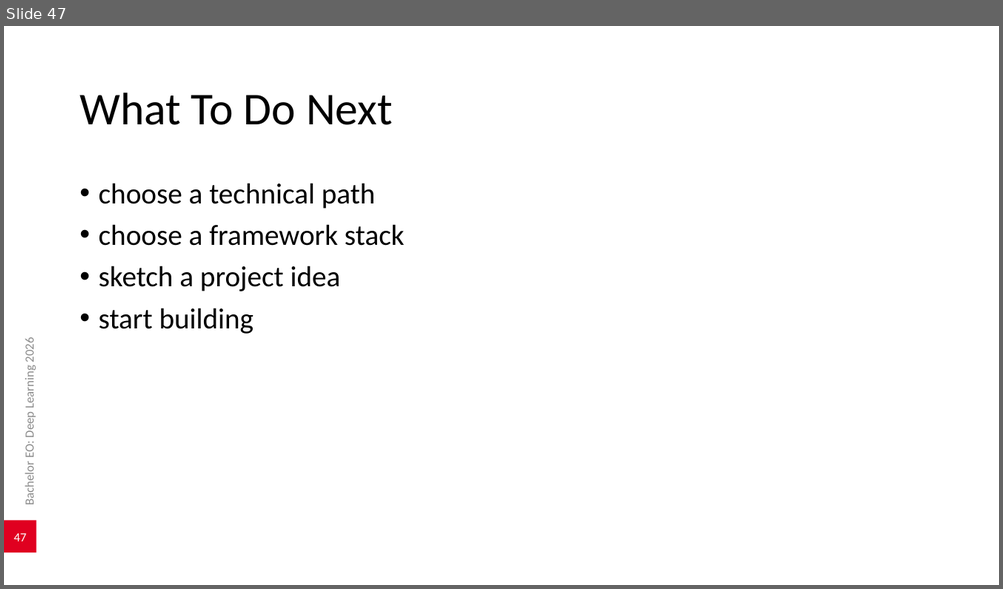
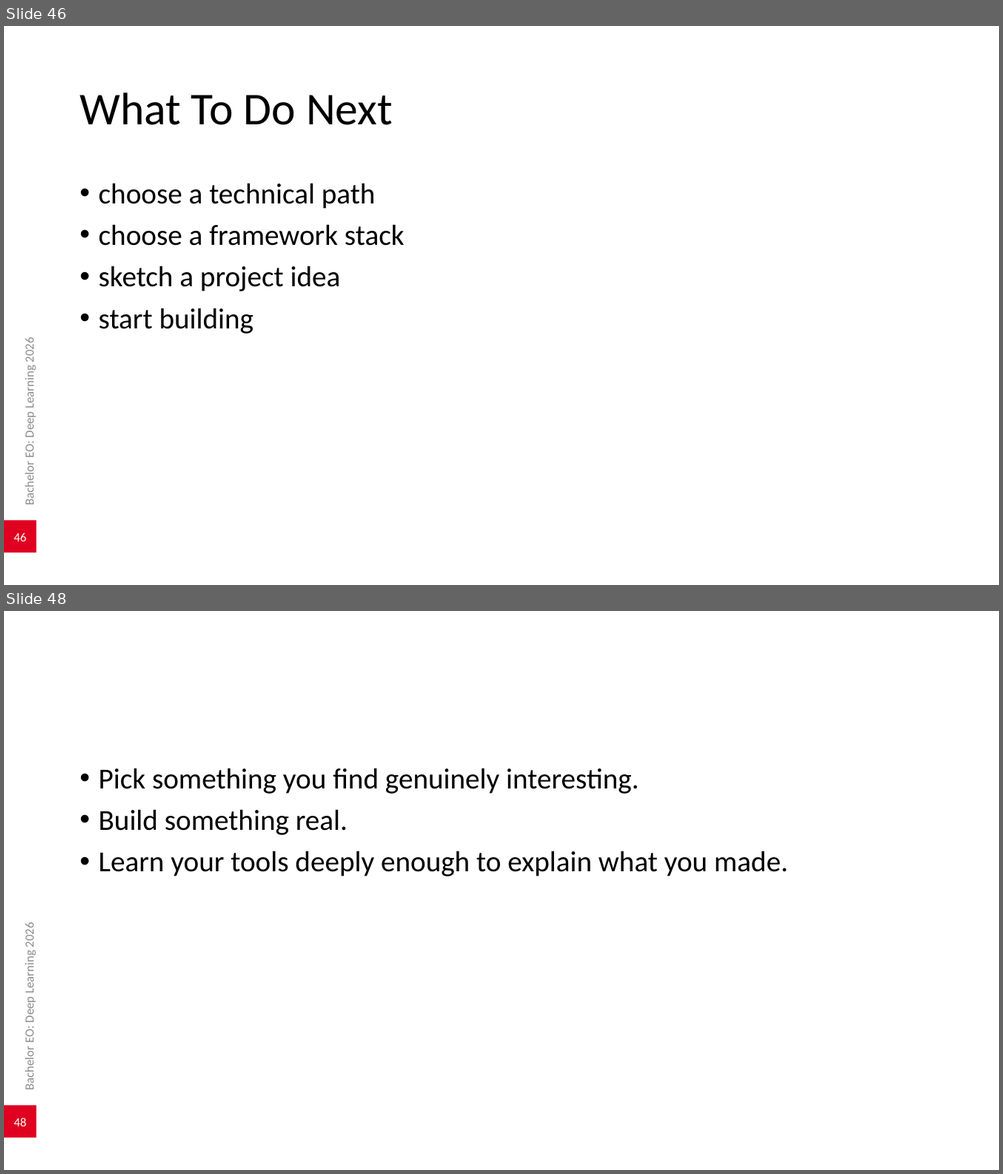
Before and after one commit to AlexanderDhoore/deep-learning-2026, a slide deck: slides/deep-learning-project-directions.pptx. Shown one above the other, each under a label of ours: slide 47 before the commit, slides 46 and 48 after it; the slides between them are not shown. The pictures are 1003x589 and 1003x1174 pixels, drawn with LibreOffice and Linux fonts; fonts in the diff are those of the drawing; background and template pictures are left out. Boxes give left, top, right and bottom in pixels: in the first picture for what was removed or moved away, otherwise in the second. Text is boxed around its words. In the diff, an @@ line names an element or a change of style, - is before the commit and + after.

```diff
--- a/slides/deep-learning-project-directions.pptx
+++ b/slides/deep-learning-project-directions.pptx
@@ slide 48 added at (4,611,999,1170), background #FFFFFF; not listed: 2 template elements that a slide beside it also shows @@
@@ text added at (99,768,788,877), 28 pt, text #000000 @@
+• Pick something you find genuinely interesting.
+• Build something real.
+• Learn your tools deeply enough to explain what you made.
@@ what was slide 47 is now slide 46 @@
@@ page number at (14,533,26,542): text changed @@
-47
+46
```
Also in this commit, not shown: 1 slide changed, 2 other slides added, 2 slides removed, 3 other files.
